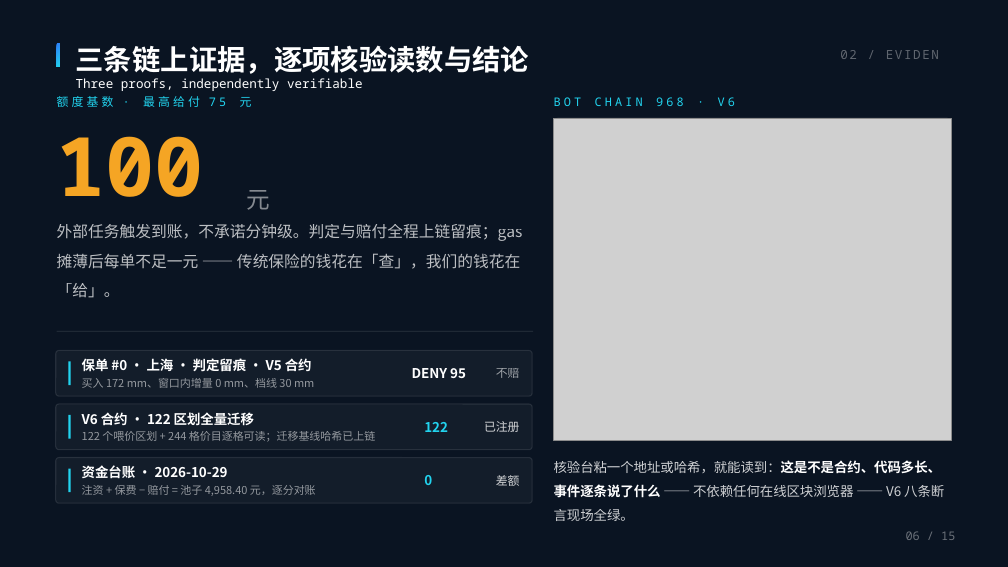
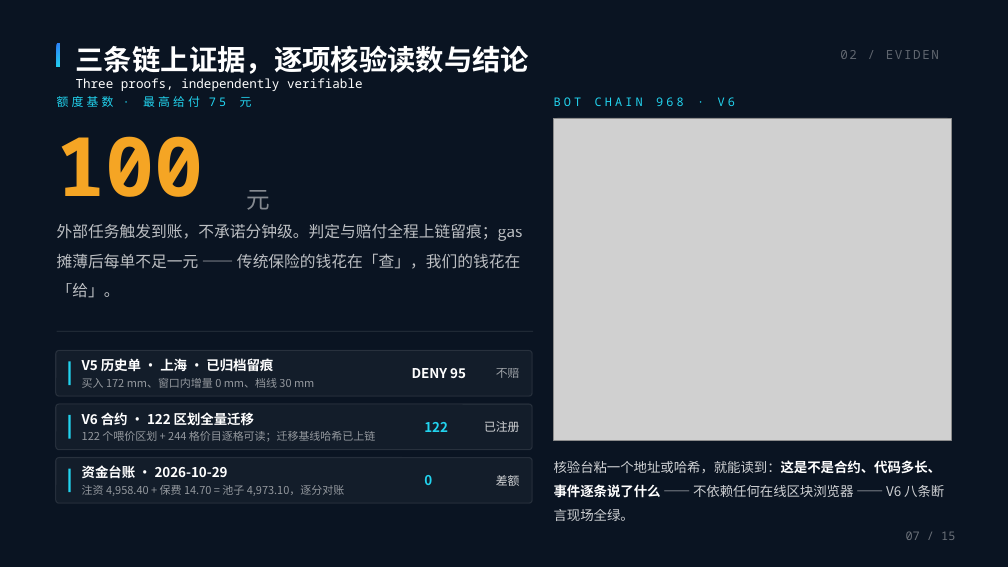
Before and after one commit to BruceLeezh/rainproof-pro, a slide deck: slide 7 of 01-参赛材料/交付物/PPT/神麻组-雨证-路演PPT-精简版-2026-10-30.pptx. Drawn at 1008x567 pixels with LibreOffice and Linux fonts; fonts in the diff are those of the drawing; grey boxes stand for pictures. Boxes give left, top, right and bottom in pixels: in the first picture for what was removed or moved away, otherwise in the second. Text is boxed around its words. In the diff, an @@ line names an element or a change of style, - is before the commit and + after.

Commit message:
修正两份 deck 与链上事实不一致处，并补齐团队页、脱敏与首页队伍名
为什么要改：11-08 补四要素时 deck 里的数字还停在 11-03（五城雨量、池子 4,958.40、0 张保单），而链上现在
是 84 城新鲜/38 城过期、池子 4,973.10、2 张保单均已结清；评委一眼能看到面板截图与正文互相矛盾。

- 数字：五城雨量换成 11-13 14:30 实测（上海 226/北京 82/广州 79/成都 27/汉南 173）并标时点；
  「968 上 0 张保单」→「已签发 2 张真实保单、均已到期结清、0 笔赔付」；入口页示例换汉南 10.50 / 黄陂 6.00
  （1.75 倍定价故事）；V5 历史单不再占用链上 #0 的号；资金写成 注资 4,958.40 + 保费 14.70 = 4,973.10。
- 精简版：删掉与 S2 重复的旧三人团队页，页脚按位置重编为 NN/15，学号删除（公开仓库脱敏）。
- 团队页：崔紫涵原只有姓名/院系没有分工，补「群体与影响 / 骑手风险认知与访谈调研、分配公平与社会外部性评估」。
- 隐私：答辩版团队页原带手机号与 QQ 邮箱，已删；两份 deck 的「队伍」统一为仓库文档记载的已注册队名「神麻组」。
- 封面：答辩版藏着一个 15 秒开场音频图标，放映时会在左下角露出，设为隐藏（资源保留）。
- S9/S10 面板截图仍是 11-03 的（旧合约地址、旧池子），加一行「面板截图为历史版本，现场以浏览器实时读数为准」。

坑记一笔：删段落会把文本框删成空 txBody，PowerPoint 报 "could not open the file"；深拷贝已有形状会带上
custDataLst/tags 关系，同样打不开；最后改成新建文本框 + 手工复制 rPr 才干净。

另：用户待办清单补上今天的完成项与队名待确认（B5）。

```diff
--- a/01-参赛材料/交付物/PPT/神麻组-雨证-路演PPT-精简版-2026-10-30.pptx
+++ b/01-参赛材料/交付物/PPT/神麻组-雨证-路演PPT-精简版-2026-10-30.pptx
@@ text at box(82, 358, 273, 371): text changed @@
-保单 #0 · 上海 · 判定留痕 · V5 合约
+V5 历史单 · 上海 · 已归档留痕
@@ text at box(82, 485, 344, 496): text changed @@
-注资 + 保费 − 赔付 = 池子 4,958.40 元，逐分对账
+注资 4,958.40 + 保费 14.70 = 池子 4,973.10，逐分对账
@@ text at box(906, 531, 955, 540): text changed @@
-06 / 15
+07 / 15
```
Also in this commit, not shown: 14 other slides changed, 1 slide removed, 5 other files.
